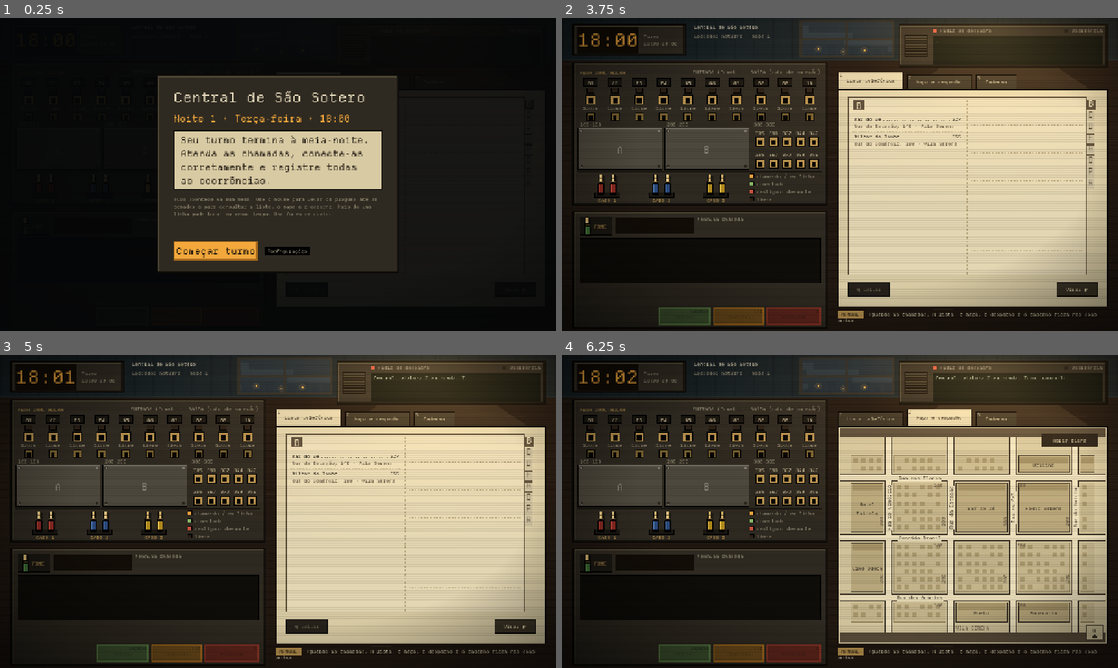
Above: before the commit, frames 1-4 (two rows, left to right).
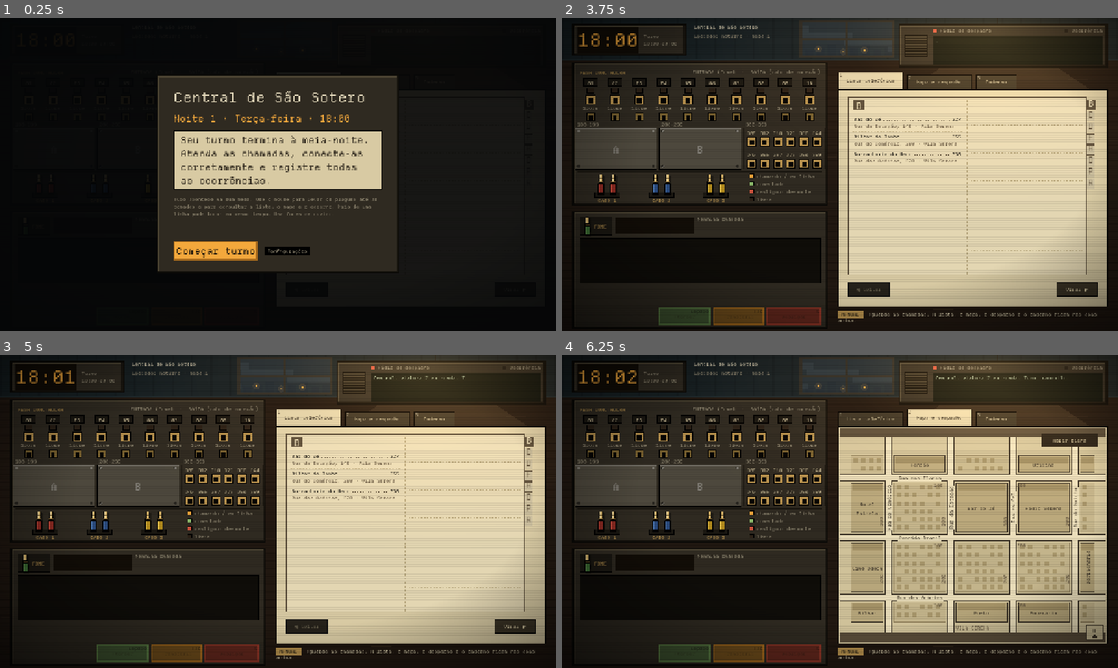
Above: after the commit, the same moments.

Repository: MendelDdS/Project-Switchboard
Game: Godot game, scene res://scenes/main.tscn
Same seed, same stepped clock (60 frames per second), same inputs: the game is played once before the commit and once after it.
Inputs (mouse positions are in pixels of both pictures, inside the frame that each line leads up to):
- Up to frame 1 (0.25 s): no input
- Up to frame 2 (3.75 s): click "Lista telefônica" at 0.5 s; click "Mapa e despacho" at 1.25 s; click "Virar ▶" at 2 s; click "Caderno" at 2.75 s; click "Começar turno" at 3.5 s
- Up to frame 3 (5 s): tap Enter at 4.25 s; drag from (139, 470) to (333, 442) at 4.27 s
- Up to frame 4 (6.25 s): tap Space (answer_call) at 5 s; drag from (973, 536) to (812, 574) at 5.02 s; tap Enter at 5.75 s; move the mouse to (895, 442) at 5.77 s; hold X (hang_up) from 5.78 s (still down); tap 2 (tab_dispatch) at 5.85 s

The runs differ from the first frame. In frame 2, 1.4% of the frame differs, in the area x 2-72%, y 33-49%; in frame 3, 1.4%; in frame 4, 1.7%, in the area x 2-96%, y 32-86%.

Commit message:
fix(#0000): make some improvements

Diff:
--- a/data/content.tres
+++ b/data/content.tres
@@ -255,8 +255,9 @@
 name = "Hotel Estrela"
 address = "Avenida Brasil, 30"
 number = "305"
+category = "hospedagem"
 spoken = "o Hotel Estrela"
-reasons = PackedStringArray("Meu irmão chegou hoje e está hospedado lá.", "Quero saber se ainda tem quarto vago pra amanhã.")
+reasons = PackedStringArray("Preciso de um quarto pra esta noite.", "Quero saber se ainda tem quarto vago pra amanhã.")
 
 [sub_resource type="Resource" id="Resource_wcyhl"]
 script = ExtResource("1_6g7xa")
@@ -298,6 +299,7 @@
 name = "Oficina do Tião"
 address = "Rua do Moinho, 44"
 number = "318"
+category = "oficina"
 spoken = "a Oficina do Tião"
 reasons = PackedStringArray("Meu carro atolou na estrada do moinho.", "O caminhão não quer pegar de jeito nenhum.")
 
@@ -328,7 +330,7 @@
 [sub_resource type="Resource" id="Resource_yi6mb"]
 script = ExtResource("1_6g7xa")
 name = "Gazeta de São Sotero"
-address = "Rua Sete de Setembro, 150"
+address = "Rua Sete de Setembro, 50"
 number = "101"
 spoken = "a Gazeta"
 reasons = PackedStringArray("Quero pôr um anúncio no jornal de amanhã.", "Saiu meu nome errado na edição de hoje.")
@@ -366,7 +368,7 @@
 [sub_resource type="Resource" id="Resource_6y7ie"]
 script = ExtResource("1_6g7xa")
 name = "Bilhar do Tonho"
-address = "Rua do Comércio, 160"
+address = "Rua do Comércio, 260"
 number = "355"
 spoken = "o Bilhar do Tonho"
 reasons = PackedStringArray("Meu pai está aí jogando e não volta pra casa.", "Quero deixar um recado pro meu irmão, que joga aí toda noite.")
@@ -1023,9 +1025,27 @@
 sector = 2
 pos = 360.0
 
+[sub_resource type="Resource" id="Resource_pens1"]
+script = ExtResource("1_6g7xa")
+name = "Pensão Dona Cota"
+address = "Rua da Estação, 40"
+number = "312"
+category = "hospedagem"
+spoken = "a Pensão Dona Cota"
+reasons = PackedStringArray("Preciso de um quarto barato pra esta noite.", "Quero saber se tem vaga pra dois pernoitarem.")
+
+[sub_resource type="Resource" id="Resource_borr1"]
+script = ExtResource("1_6g7xa")
+name = "Borracharia do Neno"
+address = "Rua das Acácias, 270"
+number = "336"
+category = "oficina"
+spoken = "a Borracharia do Neno"
+reasons = PackedStringArray("Furou o pneu do carro aqui na estrada.", "O carro morreu no meio da rua e não pega.")
+
 [resource]
 script = ExtResource("15_65xm7")
-directory = Array[ExtResource("1_6g7xa")]([SubResource("Reso …(1088 unchanged characters)… e_uhirb"), SubResource("Resource_5fdhg")])
+directory = Array[ExtResource("1_6g7xa")]([SubResource("Reso …(1088 unchanged characters)… e_uhirb"), SubResource("Resource_5fdhg"), SubResource("Resource_pens1"), SubResource("Resource_borr1")])
 streets = Array[ExtResource("16_5siro")]([SubResource("Resource_ecmv4"), SubResource("Resource_1exdq"), SubResource("Re …(361 unchanged characters)…
 occurrences = PackedStringArray("Acidente de trânsito", "Incêndio", "Mal súbito", "Invasão / roubo", "Outro")
 nights = Array[ExtResource("90_night")]([ExtResource("91_night1"), ExtResource("92_night2"), ExtResource("93_night3"),  …(324 unchanged characters)…
@@ -1042,6 +1062,7 @@
 waiting = PackedStringArray("Alô? Central?", "Ainda está aí?", "Alô? Conseguiu?", "Moço? A ligação caiu?", "Alô? Tô esperando...", "Demora muito?", "Central? Tá me ouvindo?", "Ainda tô aqui, viu?", "Alô? Caiu?")
 emergency_waiting = PackedStringArray("Alô?! Vocês vão mandar alguém?", "Por favor, rápido!", "Central?!", "Alô! Tá demorando!", "Central, ainda tá aí?", "Manda alguém, pelo amor de Deus!")
 alt_accepted = PackedStringArray("Pode ser. Obrigado.", "Serve, sim. Pode ligar.", "Tanto faz, contanto que atendam.", "Ah, pode ser essa mesmo.")
+address_landmark = PackedStringArray("{street}, perto {landmark}", "na frente {landmark}, na {street}")
 hold_ok = PackedStringArray("Tá bom, eu espero.", "Obrigado, aguardo.", "Certo.", "Pode ser, eu fico na linha.", "Tá, mas rapidinho, tá?", "Tá, fico esperando.", "Sem pressa, moço.", "Tá bem, obrigada.")
 wrong_destination = PackedStringArray("Não, moço, não é aí.", "Hã? Não é com essa pessoa que eu quero falar.", "Esse não é quem eu pedi!", "Opa, acho que o senhor ligou errado.", "Ih, quem atendeu não foi quem eu pedi.", "Moço, essa voz eu não conheço.", "Não é esse número, não.")
 callers = PackedStringArray("f:Moradora", "m:Morador", "w:Senhor", "f:Senhora", "m:Rapaz", "f:Moça", "w:Seu Jair", "f:Dona Cida", "m:Seu Valdir", "f:Dona Olga")
--- a/data/templates/emergency_briga.tres
+++ b/data/templates/emergency_briga.tres
@@ -16,7 +16,7 @@
 script = ExtResource("1_uweeg")
 opening = "Central, tem uma briga feia no meio da {street}!"
 questions = PackedStringArray("Qual é o endereço?", "Alguém está armado?", "Alguém se machucou?")
-answers = PackedStringArray("{address}! Bem na frente de casa!", "Um tá com um pedaço de pau!", "Ainda não, mas vai acabar mal!")
+answers = PackedStringArray("{address}! Dá pra ver daqui de casa!", "Um tá com um pedaço de pau!", "Ainda não, mas vai acabar mal!")
 occurrence = "Outro"
 units = PackedStringArray("pol")
 after = "Tá. Vou entrar e trancar a porta."
--- a/scripts/data/game_content.gd
+++ b/scripts/data/game_content.gd
@@ -35,6 +35,9 @@
 ## Emergências com lacunas: {street} "Rua do Sol", {house} "145", {address} "Rua do Sol, 145" (rua e número sorteados).
 ## Rua, trecho e endereço do molde são ignorados; ocorrência e unidades valem.
 @export var emergency_templates: Array[EmergencyCall] = []
+## Às vezes (`GameData.LANDMARK_CHANCE`) quem liga não diz o número, mas a rua e um lugar do mapa: {street} "Rua do Sol",
+## {landmark} "do posto" (`MAP_*_OF`). A primeira forma também vai para o rádio e o caderno ("Rua do Sol, perto do posto").
+@export var address_landmark: PackedStringArray = []
 
 @export_group("Falas avulsas")
 ## Como o operador atende.
--- a/scripts/game_data.gd
+++ b/scripts/game_data.gd
@@ -47,6 +47,7 @@
 	return null
 
 
+const LANDMARK_CHANCE := 0.4   # emergência de molde em que quem liga diz a rua e um lugar do mapa em vez do número
 const DIGITS := ["zero", "um", "dois", "três", "quatro", "cinco", "seis", "sete", "oito", "nove"]
 
 
@@ -103,7 +104,8 @@
 	return same.pick_random() if not same.is_empty() else null
 
 
-## Emergência montada a partir de um molde (`from`, ou um sorteado), numa rua (dos setores atendidos) e número sorteados.
+## Emergência montada a partir de um molde (`from`, ou um sorteado), numa rua (dos setores atendidos) e número sorteados;
+## às vezes (`LANDMARK_CHANCE`) quem liga diz a rua e um lugar do mapa em vez do número (`MapGrid.landmark_spots`).
 static func template_emergency(from: EmergencyCall = null) -> EmergencyCall:
 	var tpl := with_case(from if from != null else CONTENT.emergency_templates.pick_random())
 	var spots := []   # [rua, trecho] dos setores atendidos
@@ -115,14 +117,24 @@
 	var st: Street = spot[0]
 	var house := int(spot[1]) * 100 + randi_range(1 if spot[1] == 0 else 0, 99)
 	var vars := {"street": st.name, "house": house, "address": "%s, %d" % [st.name, house]}
+	var near := MapGrid.landmark_spots()
+	if not near.is_empty() and randf() < LANDMARK_CHANCE:
+		var spot_lm: Dictionary = near.pick_random()
+		st = spot_lm["street"]
+		house = int(spot_lm["block"]) * 100 + 50   # só o trecho conta
+		var lm := {"street": st.name, "landmark": T.text(T.Key[T.Key.find_key(spot_lm["lm"]) + "_OF"])}
+		var said: Array = Array(CONTENT.address_landmark).map(func(f: String):   # quem liga começa a fala pelo endereço
+			var t := String(TranslationServer.translate(f)).format(lm)
+			return t.left(1).to_upper() + t.substr(1))
+		vars = {"street": st.name, "house": house, "address": said[0], "said": said.pick_random()}
 	var who := pick(CONTENT.callers).split(":")
 	var e := EmergencyCall.new()
 	e.voice = who[0]
 	e.caller = who[1]
 	e.opening = fill(tpl.opening, vars)
 	e.questions = tpl.questions
-	for a in tpl.answers:
-		e.answers.append(fill(a, vars))
+	for a in tpl.answers:   # quem liga diz o endereço do jeito sorteado; rádio e caderno ficam com a forma "perto"
+		e.answers.append(fill(a, vars.merged({"address": vars.get("said", vars["address"])}, true)))
 	e.street = st.id
 	e.block = floori(house / 100.0)
 	e.address = vars["address"]
--- /dev/null
+++ b/scripts/map_grid.gd
@@ -0,0 +1,49 @@
+class_name MapGrid
+extends RefCounted
+## A grade do mapa da cidade (a mesma em cada folha) e os lugares marcados nela: o que o desenho (`CityMap`) e as falas
+## de quem liga (`GameData.template_emergency`) usam em comum, sem depender da interface (os testes compilam sem o
+## autoload `Sfx`).
+
+const SHEETS := {3: Vector2(0, 0), 1: Vector2(600, 0), 2: Vector2(0, 440), 0: Vector2(600, 440)}
+const SHEET_SECTOR := {0: 2, 1: 1, 2: 2, 3: 3}
+const XS := [20.0, 110.0, 250.0, 390.0, 530.0, 580.0]   # grade de cada folha (as ruas ficam nos valores do meio)
+const YS := [34.0, 90.0, 225.0, 360.0, 420.0]
+## Lugares de cada folha, no quarteirão "coluna,linha" da grade (perto do endereço deles na lista).
+## Cada um tem `<chave>_OF` ("do posto") para quem liga dizer onde é (`landmark_spots`).
+const LM := {
+	1: {"2,1": T.Key.MAP_SQUARE, "1,1": T.Key.MAP_CITY_HALL, "3,1": T.Key.MAP_POST_OFFICE, "2,0": T.Key.MAP_HOSPITAL,
+		"1,2": T.Key.MAP_POLICE, "3,2": T.Key.MAP_FIRE_STATION, "4,1": T.Key.MAP_PHARMACY, "4,2": T.Key.MAP_BUS_STATION,
+		"2,3": T.Key.MAP_BAKERY, "1,0": T.Key.MAP_NEWSPAPER},
+	2: {"1,0": T.Key.MAP_CLINIC, "3,0": T.Key.MAP_SCHOOL, "2,1": T.Key.MAP_BARBER, "1,2": T.Key.MAP_GROCERY,
+		"3,2": T.Key.MAP_WAREHOUSE, "4,3": T.Key.MAP_FARM},
+	3: {"4,0": T.Key.MAP_SAWMILL, "3,0": T.Key.MAP_GARAGE, "0,1": T.Key.MAP_HOTEL, "2,1": T.Key.MAP_BAR,
+		"3,1": T.Key.MAP_RADIO, "0,2": T.Key.MAP_CINEMA, "2,3": T.Key.MAP_GAS_STATION, "3,3": T.Key.MAP_FUNERAL,
+		"0,3": T.Key.MAP_POOL_HALL, "1,0": T.Key.MAP_INN, "4,2": T.Key.MAP_TIRE_SHOP},
+}
+
+
+## Lugares do mapa ao lado de um trecho de rua, nos setores atendidos: [{"street": Street, "block": trecho, "lm": T.Key}].
+## Só entra a rua em que o quarteirão do lugar fica inteiro ao lado de um único trecho (sem ambiguidade de qual
+## trecho clicar): é o que quem liga pode dizer em vez do número ("Rua do Sol, perto do posto").
+static func landmark_spots() -> Array:
+	var out := []
+	for sheet in LM:
+		if not SHEET_SECTOR[sheet] in GameData.sectors:
+			continue
+		for key: String in LM[sheet]:
+			var ci := int(key.get_slice(",", 0))
+			var ri := int(key.get_slice(",", 1))
+			var lo := Vector2(XS[ci] + 11.0, YS[ri] + 11.0)   # o quarteirão, sem a calçada
+			var hi := Vector2(XS[ci + 1] - 11.0, YS[ri + 1] - 11.0)
+			for st: Street in GameData.CONTENT.streets:
+				var off := 0 if st.sector == sheet else (3 if st.continues == sheet else -1)
+				var along := Vector2(lo.x, hi.x) if st.horizontal else Vector2(lo.y, hi.y)
+				var side := [YS[ri], YS[ri + 1]] if st.horizontal else [XS[ci], XS[ci + 1]]
+				if off < 0 or not st.pos in side:
+					continue
+				var start := 20.0 if st.horizontal else 34.0
+				var seg := (560.0 if st.horizontal else 386.0) / 3.0
+				var lb := floori((along.x - start) / seg)
+				if lb == floori((along.y - start) / seg):
+					out.append({"street": st, "block": lb + off, "lm": LM[sheet][key]})
+	return out
--- a/scripts/t.gd
+++ b/scripts/t.gd
@@ -187,6 +187,38 @@
 	MAP_BAKERY,
 	MAP_WAREHOUSE,
 	MAP_BARBER,
+	MAP_NEWSPAPER,
+	MAP_POOL_HALL,
+	MAP_FARM,
+	MAP_INN,
+	MAP_TIRE_SHOP,
+	MAP_SQUARE_OF,
+	MAP_CLINIC_OF,
+	MAP_HOSPITAL_OF,
+	MAP_SCHOOL_OF,
+	MAP_SAWMILL_OF,
+	MAP_BUS_STATION_OF,
+	MAP_PHARMACY_OF,
+	MAP_CINEMA_OF,
+	MAP_POLICE_OF,
+	MAP_FIRE_STATION_OF,
+	MAP_GROCERY_OF,
+	MAP_FUNERAL_OF,
+	MAP_HOTEL_OF,
+	MAP_GAS_STATION_OF,
+	MAP_RADIO_OF,
+	MAP_GARAGE_OF,
+	MAP_BAR_OF,
+	MAP_CITY_HALL_OF,
+	MAP_POST_OFFICE_OF,
+	MAP_BAKERY_OF,
+	MAP_WAREHOUSE_OF,
+	MAP_BARBER_OF,
+	MAP_NEWSPAPER_OF,
+	MAP_POOL_HALL_OF,
+	MAP_FARM_OF,
+	MAP_INN_OF,
+	MAP_TIRE_SHOP_OF,
 	MAP_RURAL,
 	MAP_DISTRICT_1,
 	MAP_DISTRICT_2,
--- a/scripts/ui/city_map.gd
+++ b/scripts/ui/city_map.gd
@@ -11,21 +11,12 @@
 
 const SHEET := Vector2(600, 440)
 ## Canto de cada folha no mapa: setor -> posição (0 = zona rural, só paisagem, que faz parte do setor 2).
-const SHEETS := {3: Vector2(0, 0), 1: Vector2(600, 0), 2: Vector2(0, 440), 0: Vector2(600, 440)}
-const SHEET_SECTOR := {0: 2, 1: 1, 2: 2, 3: 3}
-const XS := [20.0, 110.0, 250.0, 390.0, 530.0, 580.0]   # grade de cada folha (as ruas ficam nos valores do meio)
-const YS := [34.0, 90.0, 225.0, 360.0, 420.0]
-## Lugares de cada folha, no quarteirão "coluna,linha" da grade (perto do endereço deles na lista).
-const LM := {
-	1: {"2,1": T.Key.MAP_SQUARE, "1,1": T.Key.MAP_CITY_HALL, "3,1": T.Key.MAP_POST_OFFICE, "2,0": T.Key.MAP_HOSPITAL,
-		"1,2": T.Key.MAP_POLICE, "3,2": T.Key.MAP_FIRE_STATION, "4,1": T.Key.MAP_PHARMACY, "4,2": T.Key.MAP_BUS_STATION,
-		"2,3": T.Key.MAP_BAKERY},
-	2: {"1,0": T.Key.MAP_CLINIC, "3,0": T.Key.MAP_SCHOOL, "2,1": T.Key.MAP_BARBER, "1,2": T.Key.MAP_GROCERY,
-		"3,2": T.Key.MAP_WAREHOUSE},
-	3: {"4,0": T.Key.MAP_SAWMILL, "3,0": T.Key.MAP_GARAGE, "0,1": T.Key.MAP_HOTEL, "2,1": T.Key.MAP_BAR,
-		"3,1": T.Key.MAP_RADIO, "0,2": T.Key.MAP_CINEMA, "2,3": T.Key.MAP_GAS_STATION, "3,3": T.Key.MAP_FUNERAL},
-}
 ## Delegacia, bombeiros e hospital ficam no Centro (setor 1), em frente ao quarteirão de cada um.
+const SHEETS := MapGrid.SHEETS
+const SHEET_SECTOR := MapGrid.SHEET_SECTOR
+const XS := MapGrid.XS
+const YS := MapGrid.YS
+const LM := MapGrid.LM
 const STATION := {
 	"pol": {"p": Vector2(780, 225), "c": Color("2d4f8a"), "l": Color("4e86e0")},
 	"bomb": {"p": Vector2(1060, 225), "c": Color("b8321f"), "l": Color("e04e3a")},
--- a/scripts/ui/switchboard.gd
+++ b/scripts/ui/switchboard.gd
@@ -28,7 +28,7 @@
 ## duas fileiras. A mesa saiu de fábrica assim; a faixa coincide com o setor da cidade (o primeiro dígito), e o banco
 ## de um setor que ainda não é do operador fica tampado por uma chapa com a letra dele (`GameData.sectors`).
 const SECTOR_ORDER := [1, 2, 3]
-const DEST_PITCH := 31.0     # px entre duas tomadas de destino vizinhas
+const DEST_PITCH := 30.0     # px entre duas tomadas de destino vizinhas
 const BLOCK_GAP := 14.0      # px entre dois blocos
 const DEST_TOP := 172.0      # topo das tomadas da primeira fileira (a segunda fica 50 px abaixo)
 const SIZE := Vector2(588, 330)
--- a/tests/test_flow.gd
+++ b/tests/test_flow.gd
@@ -168,9 +168,9 @@
 	for e in C.directory:
 		if not e.dispatch_only:
 			per_sector[e.number.left(1)] = int(per_sector.get(e.number.left(1), 0)) + 1
-	ok(per_sector == {"3": 10, "1": 12, "2": 12}, "lista: 10 números no setor 3 e 12 em cada um dos outros: %s" % per_sector)
+	ok(per_sector == {"3": 12, "1": 12, "2": 12}, "lista: 12 números em cada setor: %s" % per_sector)
 	GameData.sectors = [3]
-	ok(GameData.board_numbers().size() == 10 and GameData.board_numbers().all(func(n): return str(n).begins_with("3")), "noite 1: mesa só com o setor 3")
+	ok(GameData.board_numbers().size() == 12 and GameData.board_numbers().all(func(n): return str(n).begins_with("3")), "noite 1: mesa só com o setor 3")
 	ok(not GameData.transfers(TransferCall.Group.ESTABLISHMENT).is_empty(), "setor 3 tem estabelecimento para o tutorial")
 	var used: Array = []
 	var tpl := GameData.template_transfer(used)
@@ -267,6 +267,14 @@
 			"sorteadas longe das do roteiro: " + n.resource_path)
 		var ems: Array = plan.calls.filter(func(c: PhoneCall): return c.kind == PhoneCall.Kind.EMERGENCY).map(func(c): return c.at)
 		ok(range(1, ems.size()).all(func(i): return ems[i] - ems[i - 1] >= Schedule.EMERGENCY_GAP), "emergências espaçadas: " + n.resource_path)
+	# lugares do mapa: todos com a forma de quem liga ("do posto"); os que encostam em dois trechos de cada rua vizinha
+	# não entram nas falas (não daria para saber qual trecho clicar)
+	var spots: Array = MapGrid.landmark_spots()
+	for sheet in MapGrid.LM:
+		for key in MapGrid.LM[sheet]:
+			ok(T.Key.has(T.Key.find_key(MapGrid.LM[sheet][key]) + "_OF"), "lugar do mapa sem a fala: " + T.Key.find_key(MapGrid.LM[sheet][key]))
+	ok(spots.size() > 30, "lugares do mapa ao lado de um trecho: %d" % spots.size())
+	var landmarks := 0
 	# moldes: nenhuma lacuna sobra sem preencher
 	var holes := func(texts: Array) -> bool: return texts.any(func(x): return "{" in x or "}" in x)
 	for i in 300:
@@ -278,8 +286,14 @@
 		ok(not holes.call(Array(t.opening) + [t.repeat, t.thanks]) and t.caller != "", "molde de transferência preenchido: " + " / ".join(t.opening))
 		var e := GameData.template_emergency()
 		var house := int(e.address.get_slice(", ", 1))
-		ok(GameData.street(e.street) != null and e.block == floori(house / 100.0) and house >= 1, "molde: trecho bate com o número " + e.address)
+		if house > 0:
+			ok(GameData.street(e.street) != null and e.block == floori(house / 100.0), "molde: trecho bate com o número " + e.address)
+		else:   # pela rua e um lugar do mapa: o trecho é o que fica ao lado do lugar
+			landmarks += 1
+			ok(spots.any(func(sp): return sp["street"].id == e.street and sp["block"] == e.block)
+				and e.address.begins_with(GameData.street(e.street).name), "molde: lugar do mapa ao lado do trecho " + e.address)
 		ok(not holes.call(Array(e.answers) + [e.opening, e.after]), "molde de emergência preenchido: " + e.opening)
+	ok(landmarks > 60 and landmarks < 180, "às vezes quem liga diz um lugar do mapa: %d de 300" % landmarks)
 	_check_translations()
 	for c in m.find_children("*", "Control", true, false):
 		if c is BaseButton or c is Slider:
--- a/translations/ui.csv
+++ b/translations/ui.csv
@@ -184,6 +184,38 @@
 MAP_BAKERY,Padaria,Bakery,Panadería
 MAP_WAREHOUSE,Armazém,General store,Depósito
 MAP_BARBER,Barbearia,Barbershop,Barbería
+MAP_NEWSPAPER,Gazeta,Gazeta,Gazeta
+MAP_POOL_HALL,Bilhar,Pool hall,Billar
+MAP_FARM,Sítio,Farm,Granja
+MAP_INN,Pensão,Inn,Pensión
+MAP_TIRE_SHOP,Borracharia,Tire shop,Gomería
+MAP_SQUARE_OF,da Praça da Matriz,Praça da Matriz,de la Praça da Matriz
+MAP_CLINIC_OF,da clínica,the clinic,de la clínica
+MAP_HOSPITAL_OF,do hospital,the hospital,del hospital
+MAP_SCHOOL_OF,da escola,the school,de la escuela
+MAP_SAWMILL_OF,da serraria,the sawmill,del aserradero
+MAP_BUS_STATION_OF,da rodoviária,the bus station,de la terminal
+MAP_PHARMACY_OF,da farmácia,the pharmacy,de la farmacia
+MAP_CINEMA_OF,do Cine Odeon,the Cine Odeon,del Cine Odeon
+MAP_POLICE_OF,da delegacia,the police station,de la comisaría
+MAP_FIRE_STATION_OF,dos bombeiros,the fire station,de los bomberos
+MAP_GROCERY_OF,da mercearia,the grocery,del almacén
+MAP_FUNERAL_OF,da funerária,the funeral home,de la funeraria
+MAP_HOTEL_OF,do Hotel Estrela,the Hotel Estrela,del Hotel Estrela
+MAP_GAS_STATION_OF,do posto,the gas station,de la gasolinera
+MAP_RADIO_OF,da Rádio Serena,Rádio Serena,de Rádio Serena
+MAP_GARAGE_OF,da oficina,the garage,del taller
+MAP_BAR_OF,do Bar do Zé,the Bar do Zé,del Bar do Zé
+MAP_CITY_HALL_OF,da prefeitura,city hall,de la municipalidad
+MAP_POST_OFFICE_OF,dos Correios,the post office,de Correos
+MAP_BAKERY_OF,da padaria,the bakery,de la panadería
+MAP_WAREHOUSE_OF,do armazém,the general store,del depósito
+MAP_BARBER_OF,da barbearia,the barbershop,de la barbería
+MAP_NEWSPAPER_OF,da Gazeta,the Gazeta,de la Gazeta
+MAP_POOL_HALL_OF,do bilhar,the pool hall,del billar
+MAP_FARM_OF,do sítio,the farm,de la granja
+MAP_INN_OF,da pensão,the inn,de la pensión
+MAP_TIRE_SHOP_OF,da borracharia,the tire shop,de la gomería
 MAP_RURAL,Zona rural,Countryside,Zona rural
 MAP_DISTRICT_1,Centro,Downtown,Centro
 MAP_DISTRICT_2,Alto da Serra,Alto da Serra,Alto da Serra
Not shown, added: scripts/map_grid.gd.uid
Not shown, changed: translations/content.en.po
Not shown, changed: translations/content.es.po
Not shown, changed: translations/content.pot
Binary file changed: translations/ui.en.translation
Binary file changed: translations/ui.es.translation
Binary file changed: translations/ui.pt_BR.translation
Not shown, changed: CLAUDE.md
